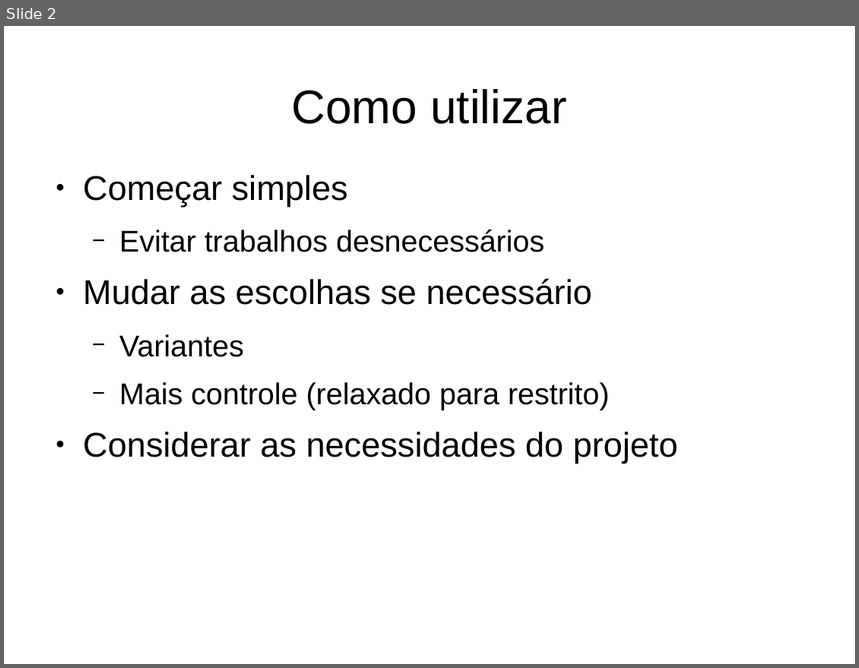
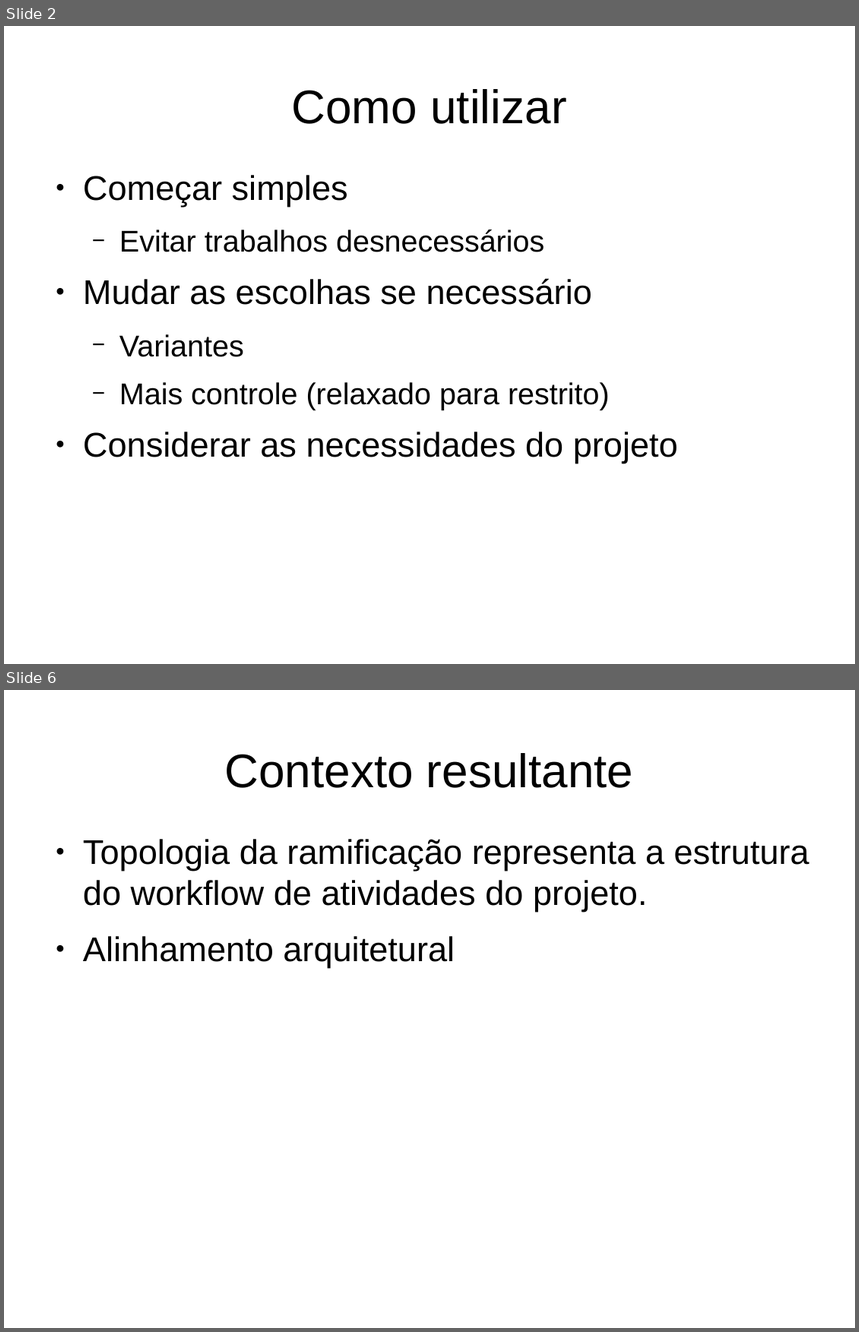
Before and after one commit to gtessa/gc20131_leitura_5, a slide deck: Final.odp. Shown one above the other, each under a label of ours: slide 2 before the commit, slides 2 and 6 after it; the slides between them are not shown. The pictures are 859x668 and 859x1332 pixels, drawn with LibreOffice and Linux fonts; fonts in the diff are those of the drawing. Boxes give left, top, right and bottom in pixels: in the first picture for what was removed or moved away, otherwise in the second. Text is boxed around its words. In the diff, an @@ line names an element or a change of style, - is before the commit and + after.

```diff
--- a/Final.odp
+++ b/Final.odp
@@ slide 6 added at [4,690,855,1328], background #FFFFFF @@
@@ title added at [224,753,633,788], 44 pt, text #000000 @@
+Contexto resultante
@@ text added at [83,839,810,968], 32 pt, text #000000 @@
+● Topologia da ramificação representa a estrutura do workflow de atividades do projeto.
+● Alinhamento arquitetural
```
Also in this commit, not shown: 1 slide changed, 2 other slides added.
